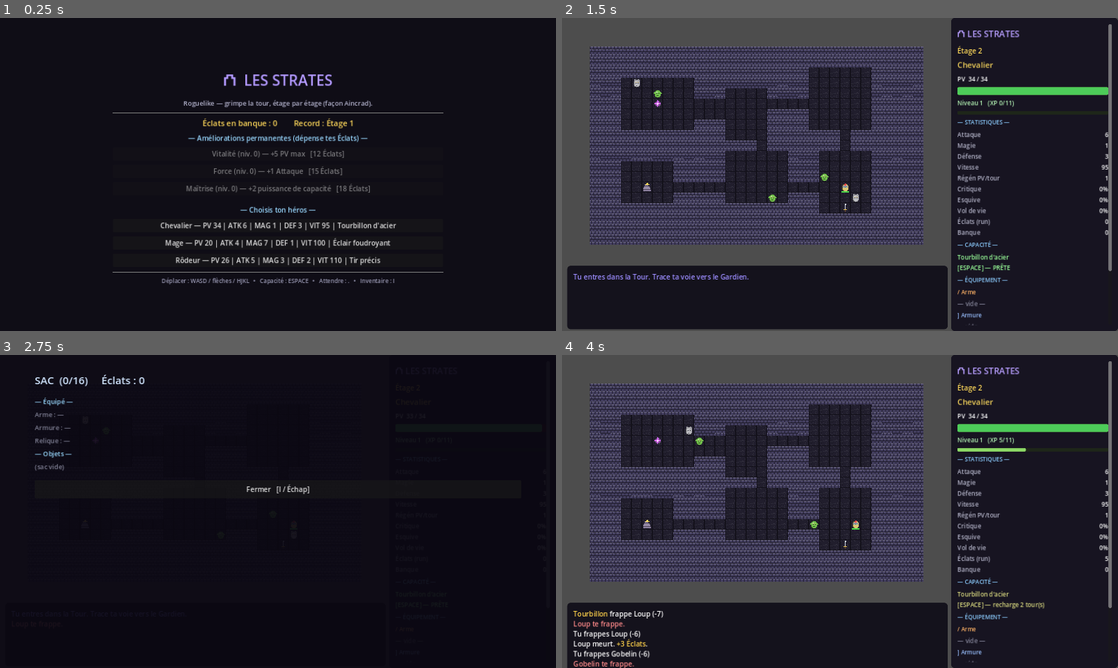
Above: before the commit, frames 1-4 (two rows, left to right).
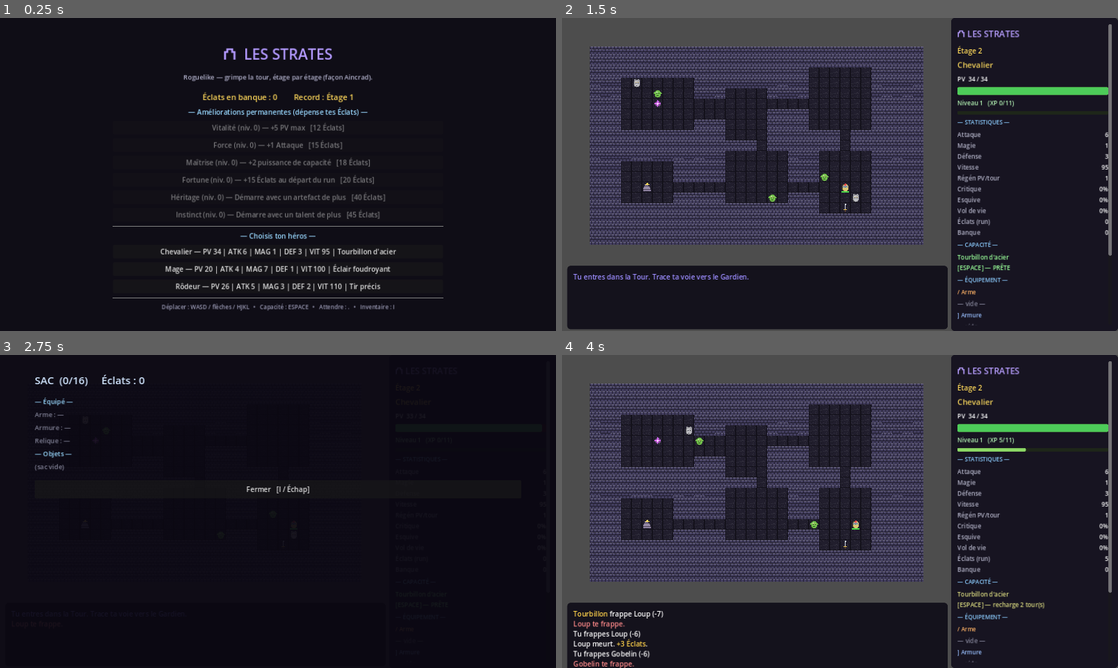
Above: after the commit, the same moments.

Repository: silversoulicious-lgtm/rpg-rogue-like-
Game: Godot game, scene res://scenes/Main.tscn
Same seed, same stepped clock (60 frames per second), same inputs: the game is played once before the commit and once after it.
Inputs:
- Up to frame 1 (0.25 s): no input
- Up to frame 2 (1.5 s): click "Chevalier — PV 34 | ATK 6 | M…" at 0.5 s; click "⚔ Combat" at 1.25 s
- Up to frame 3 (2.75 s): tap Enter at 2 s; hold D from 2.03 s (still down); tap I at 2.1 s; tap Space at 2.27 s
- Up to frame 4 (4 s): release D at 2.75 s; click "Fermer [I / Échap]" at 2.75 s; tap Space at 3.5, 3.77 s; hold S from 3.53 s (still down); tap K at 3.6 s

The runs differ from the first frame. In frame 1, 9.1% of the frame differs, in the area x 20-80%, y 9-94%; in frame 2, less than 0.1%; in frame 3, less than 0.1%; in frame 4, less than 0.1%.

Commit message:
feat: boss distinctif, synergies de procs, méta élargie, journal de run
Implémente la roadmap d'amélioration (RESUME_SESSION) :

- P1 Boss : le Gardien se régénère et entre en RAGE sous 50% PV (dégâts
  ×1.4), et lâche un butin GARANTI Épique+ (objet unique) à sa mort.
- P3 Synergies inter-procs : 5 synergies nommées (ex. Rage Sanguinaire)
  détectées dans Entity.recompute_stats, amplifiant les procs concernés ;
  affichées dans une nouvelle section de la sidebar.
- P2 Méta-progression élargie : nouvelles améliorations Fortune (Éclats de
  départ), Héritage (artefact de départ) et Instinct (talent de départ),
  toutes plafonnées ; appliquées au début du run.
- P6 Journal de fin de run : étage, niveau, ennemis vaincus, meilleur coup,
  objet le plus marquant + records persistés (best_floor, best_kills).
- P4 Événements : ajout de l'Autel maudit et du Sanctuaire oublié.
- P5 (partiel) : retours textuels distincts en combat (COUP MORTEL,
  EXÉCUTION) ; les VFX dédiés restent une piste suivante.

Smoke test étendu (synergies, récompense boss, méta, événements, journal)
et rendu idempotent ; validé headless : === SMOKETEST PASSED ===.

Co-Authored-By: Claude Opus 4.8 <noreply@anthropic.com>
Claude-Session: https://claude.ai/code/session_01P5aksmmQ6PELpH4rtEM1GG

Diff:
--- a/_smoketest.gd
+++ b/_smoketest.gd
@@ -143,9 +143,73 @@
 
 	# --- Boutique méta (entre runs) ---
 	GameState.shards = 1000
+	GameState.upgrades["vitalite"] = 0   # idempotent même si une sauvegarde existe
 	var lvl_before = GameState.upgrade_level("vitalite")
 	assert(GameState.buy_upgrade("vitalite") and GameState.upgrade_level("vitalite") == lvl_before + 1, "achat amélioration méta")
 	print("OK boutique méta vitalite niv=%d" % GameState.upgrade_level("vitalite"))
 
+	# --- Synergies inter-procs ----------------------------------------------------
+	main.start_run("knight")
+	main.player.equipment = {
+		"arme": { "kind": "equip", "name": "Croc test", "slot": "arme", "salvage": 5, "bonus": {}, "proc": "soif_de_sang", "proc_val": 0.10 },
+		"armure": { "kind": "equip", "name": "Plastron test", "slot": "armure", "salvage": 5, "bonus": {}, "proc": "frenesie", "proc_val": 0.30 },
+	}
+	main.player.recompute_stats()
+	assert(main.player.active_synergies.size() >= 1, "synergie détectée avec deux procs complémentaires")
+	assert(main.player.proc_value("soif_de_sang") > 0.10, "synergie amplifie la valeur du proc")
+	main.player.equipment = { "arme": main.player.equipment["arme"] }
+	main.player.recompute_stats()
+	assert(main.player.active_synergies.is_empty(), "synergie retombe quand un proc manque")
+	print("OK synergies: %d définie(s), détection + amplification OK" % Data.SYNERGIES.size())
+
+	# --- Récompense garantie de boss (Épique+) ------------------------------------
+	var brng = RandomNumberGenerator.new(); brng.seed = 7
+	for i in 30:
+		var br = Data.generate_boss_reward(10, brng)
+		assert(br.get("unique", false) and (br["rarity"] == "epique" or br["rarity"] == "legendaire"), "récompense boss = unique Épique+")
+		assert(br.has("proc") and br.has("desc"), "récompense boss porte un proc + description")
+	var tboss = main._make_enemy(Data.BOSS, 5, Vector2i(1, 1), true)
+	assert(tboss.is_boss and tboss.hp_regen == 3 and not tboss.enraged, "boss: régén active, non enragé au départ")
+	print("OK boss: récompense garantie Épique+, mécanique de rage/régén")
+
+	# --- Méta-progression élargie (Fortune / Héritage / Instinct) -----------------
+	GameState.shards = 100000
+	for key in ["fortune", "heritage", "instinct"]:
+		GameState.upgrades[key] = 0       # idempotent même si une sauvegarde existe
+	for key in ["fortune", "heritage", "instinct"]:
+		assert(GameState.buy_upgrade(key), "achat méta %s" % key)
+	while not GameState.is_maxed("instinct"):
+		GameState.buy_upgrade("instinct")
+	assert(GameState.is_maxed("instinct") and not GameState.buy_upgrade("instinct"), "achat bloqué au plafond")
+	main.start_run("knight")
+	assert(main.player.artifacts.size() >= 1, "Héritage : artefact de départ accordé")
+	assert(main.player.talents.size() >= 1, "Instinct : talent de départ accordé")
+	assert(main.run_shards >= GameState.bonus_start_shards() and main.run_shards > 0, "Fortune : Éclats de départ")
+	print("OK méta élargie: bonus de départ appliqués, plafonds respectés")
+
+	# --- Nouveaux événements (autel maudit / sanctuaire) --------------------------
+	main.start_run("knight")
+	var hp_b = main.player.base_max_hp
+	var atk_b = main.player.base_atk
+	main._apply_event_effect({ "type": "cursed_altar" })
+	assert(main.player.base_atk == atk_b + 5 and main.player.base_max_hp == hp_b - 10, "autel maudit: +5 ATK / −10 PV max")
+	var reg_b = main.player.base_hp_regen
+	main._apply_event_effect({ "type": "stat_regen" })
+	assert(main.player.base_hp_regen == reg_b + 1, "sanctuaire: +1 régén")
+	print("OK événements: autel maudit + sanctuaire")
+
+	# --- Journal de fin de run ----------------------------------------------------
+	main.start_run("knight")
+	main.run_kills = 5
+	main.run_best_hit = 42
+	main.run_shards = 13
+	main.player.hp = 1
+	main.game_over()
+	assert(main.state == main.State.HUB, "retour au hub après la mort")
+	assert(not GameState.last_run.is_empty(), "journal de run enregistré")
+	assert(int(GameState.last_run.get("kills", 0)) == 5 and int(GameState.last_run.get("best_hit", 0)) == 42, "journal: stats correctes")
+	assert(GameState.best_kills >= 5, "record d'ennemis vaincus mis à jour")
+	print("OK journal de fin de run: stats + records persistés")
+
 	print("=== SMOKETEST PASSED ===")
 	get_tree().quit()
--- a/scripts/Data.gd
+++ b/scripts/Data.gd
@@ -212,6 +212,28 @@
 
 static var UNIQUE_ITEMS: Array = _build_unique_pool()
 
+# --- SYNERGIES INTER-PROCS ----------------------------------------------------
+# Quand le porteur équipe simultanément deux procs complémentaires, une synergie
+# nommée s'active et AMPLIFIE la valeur des procs concernés de "boost".
+# Détectée et appliquée dans Entity.recompute_stats ; affichée dans la HUD.
+const SYNERGIES := [
+	{ "id": "rage_sanguinaire", "name": "Rage Sanguinaire", "requires": ["soif_de_sang", "frenesie"],
+	  "boost": 0.20, "color": Color(0.95, 0.25, 0.35),
+	  "desc": "Soif de Sang + Frénésie : les deux procs amplifiés de 20%." },
+	{ "id": "bourreau", "name": "Sentence du Bourreau", "requires": ["execution", "premier_coup"],
+	  "boost": 0.25, "color": Color(0.8, 0.4, 1.0),
+	  "desc": "Exécution + Premier Coup : l'exécution amplifiée de 25%." },
+	{ "id": "tempete_lames", "name": "Tempête de Lames", "requires": ["frappe_double", "premier_coup"],
+	  "boost": 0.20, "color": Color(0.6, 0.85, 1.0),
+	  "desc": "Frappe Double + Premier Coup : frappe double amplifiée de 20%." },
+	{ "id": "recolte_macabre", "name": "Récolte Macabre", "requires": ["moisson", "soif_de_sang"],
+	  "boost": 0.20, "color": Color(1.0, 0.8, 0.3),
+	  "desc": "Moisson + Soif de Sang : les deux procs amplifiés de 20%." },
+	{ "id": "predateur", "name": "Prédateur Affamé", "requires": ["execution", "frenesie"],
+	  "boost": 0.20, "color": Color(1.0, 0.45, 0.3),
+	  "desc": "Exécution + Frénésie : les deux procs amplifiés de 20%." },
+]
+
 static func _pick_unique(slot: String, rarity_id: String, rng: RandomNumberGenerator) -> Dictionary:
 	var pool: Array = []
 	for it in UNIQUE_ITEMS:
@@ -228,17 +250,37 @@
 	if rarity["id"] == "epique" or rarity["id"] == "legendaire":
 		var uniq: Dictionary = _pick_unique(slot, rarity["id"], rng)
 		if not uniq.is_empty():
-			var uscale: float = 1.0 + float(floor - 1) * 0.05
-			var ubonus: Dictionary = {}
-			for k in uniq["stat"]:
-				ubonus[k] = int(round(float(uniq["stat"][k]) * uscale))
-			return {
-				"kind": "equip", "name": uniq["name"], "slot": slot, "unique": true,
-				"rarity": rarity["id"], "rarity_name": rarity["name"], "rarity_color": rarity["color"],
-				"bonus": ubonus, "salvage": int(rarity["salvage"]) + floor, "sprite": slot,
-				"proc": uniq["proc"], "proc_val": uniq["proc_val"], "desc": uniq["desc"],
-			}
+			return _make_unique_item(slot, floor, rarity, uniq)
 	return _generate_procedural_item(slot, floor, rarity, rng)
+
+## Assemble un objet d'équipement unique (stats mises à l'échelle de l'étage + proc).
+static func _make_unique_item(slot: String, floor: int, rarity: Dictionary, uniq: Dictionary) -> Dictionary:
+	var uscale: float = 1.0 + float(floor - 1) * 0.05
+	var ubonus: Dictionary = {}
+	for k in uniq["stat"]:
+		ubonus[k] = int(round(float(uniq["stat"][k]) * uscale))
+	return {
+		"kind": "equip", "name": uniq["name"], "slot": slot, "unique": true,
+		"rarity": rarity["id"], "rarity_name": rarity["name"], "rarity_color": rarity["color"],
+		"bonus": ubonus, "salvage": int(rarity["salvage"]) + floor, "sprite": slot,
+		"proc": uniq["proc"], "proc_val": uniq["proc_val"], "desc": uniq["desc"],
+	}
+
+static func rarity_by_id(id: String) -> Dictionary:
+	for r in RARITIES:
+		if r["id"] == id:
+			return r
+	return RARITIES[0]
+
+## Récompense GARANTIE Épique+ d'un boss : objet unique nommé (35% Légendaire).
+static func generate_boss_reward(floor: int, rng: RandomNumberGenerator) -> Dictionary:
+	var slot: String = SLOTS[rng.randi_range(0, SLOTS.size() - 1)]
+	var rid: String = "legendaire" if rng.randf() < 0.35 else "epique"
+	var uniq: Dictionary = _pick_unique(slot, rid, rng)
+	if uniq.is_empty():
+		uniq = _pick_unique(slot, "epique", rng)
+		rid = "epique"
+	return _make_unique_item(slot, floor, rarity_by_id(rid), uniq)
 
 static func _generate_procedural_item(slot: String, floor: int, rarity: Dictionary, rng: RandomNumberGenerator) -> Dictionary:
 	var bases: Array = []
@@ -376,18 +418,32 @@
 	  "choices": [
 		{ "label": "L'aider (−15 Éclats, +1 résurrection)", "type": "buy_revive" },
 		{ "label": "L'ignorer (+12 Éclats)", "type": "shards", "value": 12 } ] },
+	{ "title": "Autel maudit", "desc": "Une dalle noire réclame un sacrifice de chair contre la puissance brute.",
+	  "choices": [
+		{ "label": "Offrir sa vigueur (+5 ATK, −10 PV max ce run)", "type": "cursed_altar" },
+		{ "label": "Reculer prudemment", "type": "none" } ] },
+	{ "title": "Sanctuaire oublié", "desc": "Une lumière douce émane d'un autel resté intact à travers les âges.",
+	  "choices": [
+		{ "label": "Se recueillir (+60% PV)", "type": "heal", "value": 0.60 },
+		{ "label": "Méditer (+1 Régén PV/tour ce run)", "type": "stat_regen" } ] },
 ]
 
 # --- AMÉLIORATIONS MÉTA (entre les runs) --------------------------------------
 const UPGRADES := {
-	"vitalite": { "name": "Vitalité",  "desc": "+5 PV max",                "base_cost": 12 },
-	"force":    { "name": "Force",     "desc": "+1 Attaque",               "base_cost": 15 },
-	"maitrise": { "name": "Maîtrise",  "desc": "+2 puissance de capacité", "base_cost": 18 },
+	"vitalite": { "name": "Vitalité",  "desc": "+5 PV max",                       "base_cost": 12, "max": 8 },
+	"force":    { "name": "Force",     "desc": "+1 Attaque",                      "base_cost": 15, "max": 8 },
+	"maitrise": { "name": "Maîtrise",  "desc": "+2 puissance de capacité",        "base_cost": 18, "max": 6 },
+	"fortune":  { "name": "Fortune",   "desc": "+15 Éclats au départ du run",     "base_cost": 20, "max": 5 },
+	"heritage": { "name": "Héritage",  "desc": "Démarre avec un artefact de plus","base_cost": 40, "max": 2 },
+	"instinct": { "name": "Instinct",  "desc": "Démarre avec un talent de plus",  "base_cost": 45, "max": 2 },
 }
-const UPGRADE_ORDER := ["vitalite", "force", "maitrise"]
+const UPGRADE_ORDER := ["vitalite", "force", "maitrise", "fortune", "heritage", "instinct"]
 
 static func upgrade_cost(key: String, level: int) -> int:
 	return UPGRADES[key]["base_cost"] + level * UPGRADES[key]["base_cost"]
+
+static func upgrade_max(key: String) -> int:
+	return int(UPGRADES[key].get("max", 99))
 
 # Résumé court d'un bonus d'objet, pour l'affichage.
 static func bonus_summary(bonus: Dictionary) -> String:
--- a/scripts/Entity.gd
+++ b/scripts/Entity.gd
@@ -14,6 +14,7 @@
 var y: int = 0
 var faction: int = Faction.ENEMY
 var is_boss: bool = false
+var enraged: bool = false        # boss : passe en rage sous 50% PV (dégâts accrus)
 var shard_value: int = 0
 
 # --- Stats EFFECTIVES (base + équipement + artefacts + talents) ---
@@ -34,6 +35,7 @@
 var ability_power: int = 0
 var ability_cd_max: int = 0
 var procs: Array = []           # Array[{id, value}] issus des objets uniques équipés
+var active_synergies: Array = []  # Array[dict Data.SYNERGIES] actives (procs combinés)
 
 # --- Stats de BASE ---
 var base_max_hp: int = 10
@@ -134,9 +136,28 @@
 		_apply_mods(Data.ARTIFACT_MODS.get(a.get("id", ""), {}))
 	for t in talents:
 		_apply_mods(t.get("mods", {}))
+	_detect_synergies()
 	speed = max(20, speed)
 	ability_cd_max = max(0, ability_cd_max)
 	hp = min(hp, max_hp)
+
+## Active les synergies dont TOUS les procs requis sont équipés, et amplifie la
+## valeur des procs concernés. À appeler une fois les procs assemblés.
+func _detect_synergies() -> void:
+	active_synergies = []
+	for syn in Data.SYNERGIES:
+		var all_present := true
+		for pid in syn["requires"]:
+			if not has_proc(pid):
+				all_present = false
+				break
+		if not all_present:
+			continue
+		active_synergies.append(syn)
+		var factor: float = 1.0 + float(syn["boost"])
+		for p in procs:
+			if syn["requires"].has(p["id"]):
+				p["value"] = float(p["value"]) * factor
 
 func _apply_mods(m: Dictionary) -> void:
 	max_hp += int(m.get("max_hp", 0))
--- a/scripts/GameState.gd
+++ b/scripts/GameState.gd
@@ -10,6 +10,10 @@
 var upgrades: Dictionary = {}
 # Meilleur étage atteint (record du joueur)
 var best_floor: int = 1
+# Meilleur nombre d'ennemis tués sur un run
+var best_kills: int = 0
+# Journal du dernier run (affiché au hub après la mort) — non vide après une mort.
+var last_run: Dictionary = {}
 # Dernier héros choisi
 var last_hero: String = "knight"
 
@@ -21,8 +25,11 @@
 func upgrade_level(key: String) -> int:
 	return int(upgrades.get(key, 0))
 
+func is_maxed(key: String) -> bool:
+	return upgrade_level(key) >= Data.upgrade_max(key)
+
 func can_afford(key: String) -> bool:
-	return shards >= Data.upgrade_cost(key, upgrade_level(key))
+	return not is_maxed(key) and shards >= Data.upgrade_cost(key, upgrade_level(key))
 
 func buy_upgrade(key: String) -> bool:
 	if not can_afford(key):
@@ -42,11 +49,23 @@
 func bonus_ability_power() -> int:
 	return upgrade_level("maitrise") * 2
 
+func bonus_start_shards() -> int:
+	return upgrade_level("fortune") * 15
+
+func start_artifacts() -> int:
+	return upgrade_level("heritage")
+
+func start_talents() -> int:
+	return upgrade_level("instinct")
+
 func add_shards(amount: int) -> void:
 	shards += amount
 
-func record_floor(floor: int) -> void:
-	best_floor = max(best_floor, floor)
+# Enregistre le bilan d'un run terminé (met à jour les records, persiste).
+func record_run(stats: Dictionary) -> void:
+	last_run = stats
+	best_floor = max(best_floor, int(stats.get("floor", 1)))
+	best_kills = max(best_kills, int(stats.get("kills", 0)))
 	save_game()
 
 # --- Sauvegarde ---------------------------------------------------------------
@@ -55,6 +74,7 @@
 		"shards": shards,
 		"upgrades": upgrades,
 		"best_floor": best_floor,
+		"best_kills": best_kills,
 		"last_hero": last_hero,
 	}
 	var f := FileAccess.open(SAVE_PATH, FileAccess.WRITE)
@@ -74,6 +94,7 @@
 		return
 	shards = int(parsed.get("shards", 0))
 	best_floor = int(parsed.get("best_floor", 1))
+	best_kills = int(parsed.get("best_kills", 0))
 	last_hero = str(parsed.get("last_hero", "knight"))
 	var saved_up = parsed.get("upgrades", {})
 	for key in Data.UPGRADE_ORDER:
--- a/scripts/Hud.gd
+++ b/scripts/Hud.gd
@@ -35,6 +35,7 @@
 var stat_labels: Dictionary = {}
 var equip_box: VBoxContainer
 var artifact_box: VBoxContainer
+var synergy_box: VBoxContainer
 
 var map_layer: CanvasLayer
 var map_root: Control
@@ -111,6 +112,8 @@
 	equip_box = Ui.vbox(6); v.add_child(equip_box)
 	v.add_child(_section("ARTEFACTS"))
 	artifact_box = Ui.vbox(6); v.add_child(artifact_box)
+	v.add_child(_section("SYNERGIES"))
+	synergy_box = Ui.vbox(4); v.add_child(synergy_box)
 	v.add_child(Ui.label("[I] Inventaire", 13, Color(0.6, 0.85, 1.0)))
 
 func _section(txt: String) -> Label:
@@ -327,6 +330,7 @@
 	menu_content.add_child(HSeparator.new())
 	if death_summary != "":
 		menu_content.add_child(Ui.label(death_summary, 18, Color(1.0, 0.55, 0.45), true, true))
+		_build_run_journal()
 		menu_content.add_child(HSeparator.new())
 
 	menu_content.add_child(Ui.label("Éclats en banque : %d        Record : Étage %d" % [GameState.shards, GameState.best_floor], 18, Color(1.0, 0.85, 0.35), true))
@@ -334,7 +338,12 @@
 	for key in Data.UPGRADE_ORDER:
 		var lvl: int = GameState.upgrade_level(key)
 		var info: Dictionary = Data.UPGRADES[key]
-		var btn := Ui.button("%s (niv. %d) — %s   [%d Éclats]" % [info["name"], lvl, info["desc"], Data.upgrade_cost(key, lvl)])
+		var label_txt: String
+		if GameState.is_maxed(key):
+			label_txt = "%s (niv. %d) — %s   [MAX]" % [info["name"], lvl, info["desc"]]
+		else:
+			label_txt = "%s (niv. %d) — %s   [%d Éclats]" % [info["name"], lvl, info["desc"], Data.upgrade_cost(key, lvl)]
+		var btn := Ui.button(label_txt)
 		btn.disabled = not GameState.can_afford(key)
 		btn.pressed.connect(_on_buy.bind(key))
 		menu_content.add_child(btn)
@@ -352,6 +361,20 @@
 
 	menu_content.add_child(HSeparator.new())
 	menu_content.add_child(Ui.label("Déplacer : WASD / flèches / HJKL   •   Capacité : ESPACE   •   Attendre : .   •   Inventaire : I", 13, Color(0.6, 0.6, 0.7), true))
+
+## Journal récapitulatif du dernier run (affiché au hub après une mort).
+func _build_run_journal() -> void:
+	var r: Dictionary = GameState.last_run
+	if r.is_empty():
+		return
+	menu_content.add_child(Ui.label("— Journal du run —", 16, Color(0.6, 0.85, 1.0), true))
+	menu_content.add_child(Ui.label("Étage atteint : %d        Niveau : %d" % [int(r.get("floor", 1)), int(r.get("level", 1))], 15, Color(0.85, 0.85, 0.92), true))
+	menu_content.add_child(Ui.label("Ennemis vaincus : %d        Meilleur coup : %d" % [int(r.get("kills", 0)), int(r.get("best_hit", 0))], 15, Color(0.85, 0.85, 0.92), true))
+	menu_content.add_child(Ui.label("Éclats du run : %d   (ajoutés à la banque : %d)" % [int(r.get("shards", 0)), GameState.shards], 15, Color(1.0, 0.85, 0.35), true))
+	var item_name: String = str(r.get("item", ""))
+	if item_name != "":
+		menu_content.add_child(Ui.label("Objet le plus marquant : %s" % item_name, 15, Color.html(str(r.get("item_color", "d2d2e0"))), true))
+	menu_content.add_child(Ui.label("Records — Étage %d · %d ennemis vaincus" % [GameState.best_floor, GameState.best_kills], 14, Color(0.7, 0.95, 0.7), true))
 
 func _on_buy(key: String) -> void:
 	if GameState.buy_upgrade(key):
@@ -493,6 +516,7 @@
 
 	_rebuild_equip()
 	_rebuild_artifacts()
+	_rebuild_synergies()
 	log_label.text = "\n".join(game.messages)
 
 func _rebuild_equip() -> void:
@@ -518,3 +542,14 @@
 	for a in game.player.artifacts:
 		artifact_box.add_child(Ui.label("✦ " + str(a.get("name", "?")), 14, Color(0.95, 0.75, 1.0)))
 		artifact_box.add_child(Ui.label(str(a.get("desc", "")), 12, Color(0.65, 0.65, 0.72), false, true, SIDEBAR_W - 60))
+
+func _rebuild_synergies() -> void:
+	for c in synergy_box.get_children():
+		c.queue_free()
+	var syns: Array = game.player.active_synergies
+	if syns.is_empty():
+		synergy_box.add_child(Ui.label("— aucune —", 14, Color(0.5, 0.5, 0.58)))
+		return
+	for s in syns:
+		synergy_box.add_child(Ui.label("⚡ " + str(s["name"]), 14, s.get("color", Color(1.0, 0.9, 0.5))))
+		synergy_box.add_child(Ui.label(str(s.get("desc", "")), 11, Color(0.7, 0.7, 0.78), false, true, SIDEBAR_W - 60))
--- a/scripts/Main.gd
+++ b/scripts/Main.gd
@@ -32,6 +32,11 @@
 var shop_stock: Array = []
 var current_event: Dictionary = {}
 var first_strike_used: bool = false   # pour le proc d'objet unique "premier_coup"
+
+# Statistiques du run en cours (pour le journal de fin de run)
+var run_kills: int = 0
+var run_best_hit: int = 0
+var run_best_item: Dictionary = {}
 
 var map_view: Node2D
 var hud                          # instance de Hud (scripts/Hud.gd)
@@ -86,14 +91,43 @@
 	player.hp = player.max_hp
 
 	floor_num = 1
-	run_shards = 0
+	run_shards = GameState.bonus_start_shards()
+	run_kills = 0
+	run_best_hit = 0
+	run_best_item = {}
 	pending_levelups = 0
 	messages.clear()
 	loot.clear()
 	inventory.clear()
+	_grant_starting_bonuses()
 	add_message("[color=#9b8cff]Tu entres dans la Tour. Trace ta voie vers le Gardien.[/color]")
 	map_act = 0
 	_start_act()
+
+## Applique les bonus de départ achetés en méta-progression (Héritage/Instinct).
+func _grant_starting_bonuses() -> void:
+	if run_shards > 0:
+		add_message("[color=#ffd24a]Fortune : tu démarres avec %d Éclats.[/color]" % run_shards)
+	for i in GameState.start_artifacts():
+		var a: Dictionary = _pick_any_artifact()
+		if not a.is_empty():
+			player.artifacts.append(a)
+			add_message("[color=#f0b8ff]✦ Héritage : %s[/color]" % a["name"])
+	for i in GameState.start_talents():
+		var t: Dictionary = Data.TALENTS[rng.randi_range(0, Data.TALENTS.size() - 1)]
+		player.talents.append(t)
+		add_message("[color=#9fff9f]Instinct : talent de départ — %s.[/color]" % t["name"])
+	player.recompute_stats()
+	player.hp = player.max_hp
+
+func _pick_any_artifact() -> Dictionary:
+	var pool: Array = []
+	for def in Data.ARTIFACTS:
+		if not player.has_artifact(def["id"]):
+			pool.append(def)
+	if pool.is_empty():
+		return {}
+	return pool[rng.randi_range(0, pool.size() - 1)]
 
 # --- Carte de strate ----------------------------------------------------------
 func _start_act() -> void:
@@ -230,6 +264,9 @@
 	e.x = p.x
 	e.y = p.y
 	e.energy = rng.randi_range(0, Entity.ACTION_COST - 1)
+	if is_boss:
+		e.hp_regen = 3          # le Gardien se régénère : combat d'usure distinctif
+		e.enraged = false
 	return e
 
 func _spawn_loot(p: Vector2i, force_good: bool = false) -> void:
@@ -382,18 +419,27 @@
 ## et les procs d'objets uniques (exécution, frénésie, premier coup, frappe double).
 func _player_attack(target: Entity, base_raw: int, verb: String) -> void:
 	var raw: float = float(base_raw)
+	var is_execute := false
 	if player.has_proc("frenesie") and player.hp <= player.max_hp * 0.4:
 		raw *= 1.0 + player.proc_value("frenesie")
 	if player.has_proc("execution") and target.hp <= target.max_hp * 0.25:
 		raw *= 1.0 + player.proc_value("execution")
+		is_execute = true
 	var force_crit: bool = player.has_proc("premier_coup") and not first_strike_used
 	first_strike_used = true
 	var crit: bool = force_crit or rng.randf() < player.crit_chance
 	if crit:
 		raw *= 2.0
 	var dealt: int = target.take_damage(max(1, int(round(raw)) - target.defense))
-	add_message("%s %s (-%d)%s" % [verb, target.display_name, dealt,
-		"  [color=#ffec5a]CRITIQUE![/color]" if crit else ""])
+	run_best_hit = max(run_best_hit, dealt)
+	var flair := ""
+	if force_crit:
+		flair = "  [color=#ffd24a]COUP MORTEL![/color]"
+	elif is_execute:
+		flair = "  [color=#c0303a]EXÉCUTION![/color]"
+	elif crit:
+		flair = "  [color=#ffec5a]CRITIQUE![/color]"
+	add_message("%s %s (-%d)%s" % [verb, target.display_name, dealt, flair])
 	if player.lifesteal_pct > 0.0 and dealt > 0:
 		var healed: int = int(ceil(dealt * player.lifesteal_pct))
 		if healed > 0:
@@ -405,6 +451,7 @@
 	if player.has_proc("frappe_double") and rng.randf() < player.proc_value("frappe_double"):
 		var raw2: int = int(round(base_raw * 0.5))
 		var dealt2: int = target.take_damage(max(1, raw2 - target.defense))
+		run_best_hit = max(run_best_hit, dealt2)
 		add_message("[color=#ffb86a]Frappe double sur %s (-%d).[/color]" % [target.display_name, dealt2])
 		if player.lifesteal_pct > 0.0 and dealt2 > 0:
 			player.heal(int(ceil(dealt2 * player.lifesteal_pct)))
@@ -434,6 +481,7 @@
 func on_enemy_killed(e: Entity) -> void:
 	if not enemies.has(e):
 		return
+	run_kills += 1
 	run_shards += e.shard_value
 	player.xp += e.shard_value
 	if player.has_proc("moisson"):
@@ -448,6 +496,9 @@
 	enemies.erase(e)
 	if e.is_boss:
 		add_message("[color=#ffd24a]★ Le Gardien tombe ! +%d Éclats. La voie est libre.[/color]" % e.shard_value)
+		var reward: Dictionary = Data.generate_boss_reward(floor_num, rng)
+		add_message("[color=#ffb86a]✦ Butin garanti du Gardien : %s ![/color]" % reward["name"])
+		_bag_add(reward)
 	else:
 		add_message("%s meurt. [color=#ffd24a]+%d Éclats[/color]." % [e.display_name, e.shard_value])
 
@@ -462,6 +513,7 @@
 				_bag_add(item["data"])
 
 func _bag_add(item: Dictionary) -> void:
+	_note_item(item)
 	if inventory.size() >= INV_CAP:
 		var s: int = int(item.get("salvage", 3))
 		run_shards += s
@@ -470,6 +522,21 @@
 	inventory.append(item)
 	var rc: Color = item.get("rarity_color", Color(0.85, 0.85, 0.9))
 	add_message("Ramassé : [color=#%s]%s[/color].  [I] pour gérer." % [rc.to_html(false), item.get("name", "?")])
+
+## Mémorise l'objet d'équipement le plus rare obtenu du run (journal de fin).
+func _note_item(item: Dictionary) -> void:
+	if item.get("kind", "") != "equip":
+		return
+	if run_best_item.is_empty() or _rarity_rank(item) > _rarity_rank(run_best_item):
+		run_best_item = item
+
+func _rarity_rank(item: Dictionary) -> int:
+	match item.get("rarity", ""):
+		"legendaire": return 4
+		"epique": return 3
+		"rare": return 2
+		"commun": return 1
+	return 0
 
 func equip_item(item: Dictionary) -> void:
 	if item.get("kind", "") != "equip":
@@ -581,6 +648,10 @@
 		e.heal(e.hp_regen)
 
 func _enemy_act(e: Entity) -> void:
+	if e.is_boss and not e.enraged and e.hp <= e.max_hp * 0.5:
+		e.enraged = true
+		e.atk = int(round(e.atk * 1.4))
+		add_message("[color=#ff4040]⚡ Le Gardien entre en RAGE ! Ses coups redoublent.[/color]")
 	if _manhattan(e.pos(), player.pos()) == 1:
 		_enemy_attack_player(e)
 		return
@@ -689,6 +760,15 @@
 			player.recompute_stats()
 			player.heal(15)
 			add_message("Trempe : +15 PV max (ce run).")
+		"stat_regen":
+			player.base_hp_regen += 1
+			player.recompute_stats()
+			add_message("Méditation : +1 Régén PV/tour (ce run).")
+		"cursed_altar":
+			player.base_atk += 5
+			player.base_max_hp = max(10, player.base_max_hp - 10)
+			player.recompute_stats()
+			add_message("[color=#ff8a8a]Autel maudit : +5 ATK mais −10 PV max (ce run).[/color]")
 		"buy_revive":
 			if run_shards >= 15:
 				run_shards -= 15
@@ -718,9 +798,15 @@
 	_back_to_map()
 
 func game_over() -> void:
+	var stats := {
+		"floor": floor_num, "level": player.level, "kills": run_kills,
+		"best_hit": run_best_hit, "shards": run_shards,
+		"item": str(run_best_item.get("name", "")),
+		"item_color": run_best_item.get("rarity_color", Color(0.82, 0.82, 0.88)).to_html(false),
+	}
 	GameState.add_shards(run_shards)
-	GameState.record_floor(floor_num)
-	return_to_hub("💀 Tu es tombé à l'Étage %d (niveau %d). Butin du run : %d Éclats (ajoutés à la banque)." % [floor_num, player.level, run_shards])
+	GameState.record_run(stats)
+	return_to_hub("💀 Tu es tombé à l'Étage %d (niveau %d)." % [floor_num, player.level])
 
 # --- Montée de niveau & talents -----------------------------------------------
 func xp_to_next(level: int) -> int:
Not shown, changed: README.md
